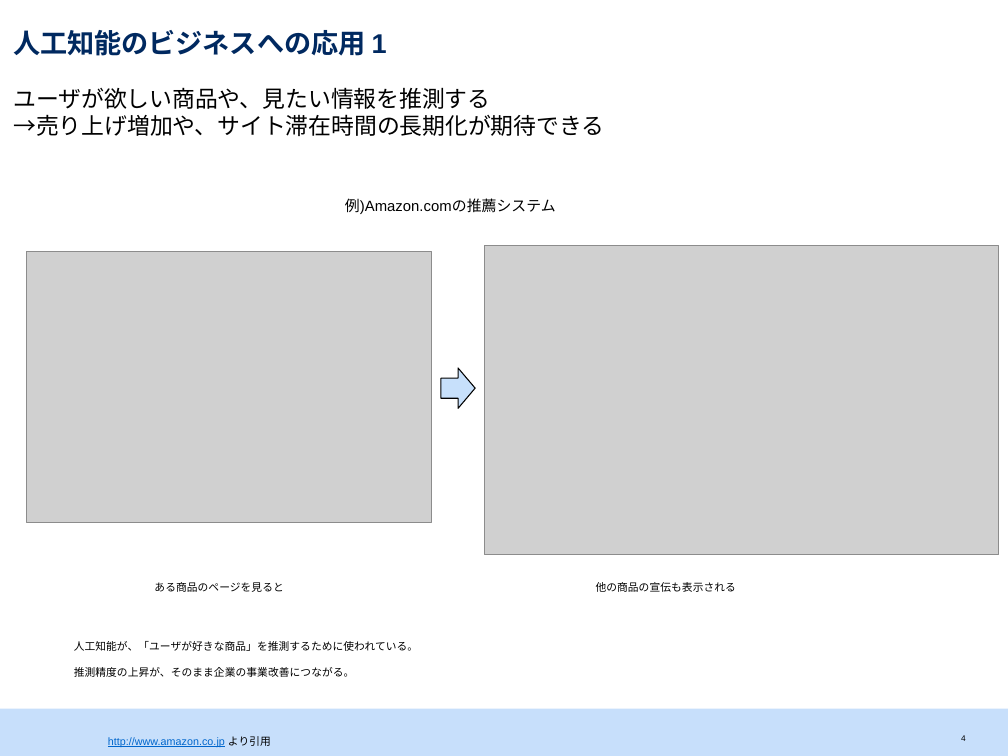
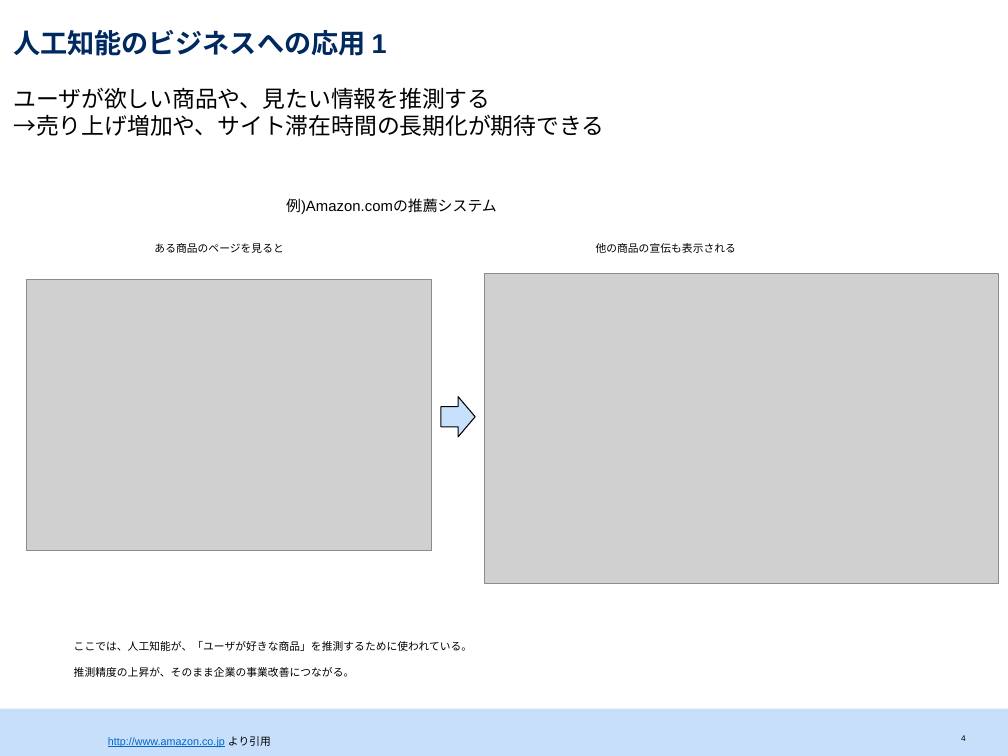
Before and after one commit to srtk/sotsuron, a slide deck: slide 5 of doc/sotsuron_defense/bd.pptx. Drawn at 1008x756 pixels with LibreOffice and Linux fonts; fonts in the diff are those of the drawing; grey boxes stand for pictures. Boxes give left, top, right and bottom in pixels: in the first picture for what was removed or moved away, otherwise in the second. Text is boxed around its words. In the diff, an @@ line names an element or a change of style, - is before the commit and + after.

```diff
--- a/doc/sotsuron_defense/bd.pptx
+++ b/doc/sotsuron_defense/bd.pptx
@@ text "例)Amazon.comの推薦システム": place and size @@
-text "例)Amazon.comの推薦システム" at box(345, 198, 556, 214)
+text "例)Amazon.comの推薦システム" at box(286, 198, 497, 214)
@@ text "ある商品のページを見ると": place and size @@
-text "ある商品のページを見ると" at box(154, 582, 283, 592)
+text "ある商品のページを見ると" at box(154, 243, 283, 253)
@@ text "他の商品の宣伝も表示される": place and size @@
-text "他の商品の宣伝も表示される" at box(596, 582, 736, 592)
+text "他の商品の宣伝も表示される" at box(596, 243, 736, 253)
@@ 2 pictures, 1 right arrow: place and size @@
-2 pictures, 1 right arrow at box(27, 246, 999, 555)
+2 pictures, 1 right arrow at box(27, 274, 999, 583)
@@ text at box(74, 641, 472, 651): text changed @@
-人工知能が、「ユーザが好きな商品」を推測するために使われている。
+ここでは、人工知能が、「ユーザが好きな商品」を推測するために使われている。
```
Also in this commit, not shown: 15 other slides changed, 3 slides added, 6 slides removed, 3 other files.
